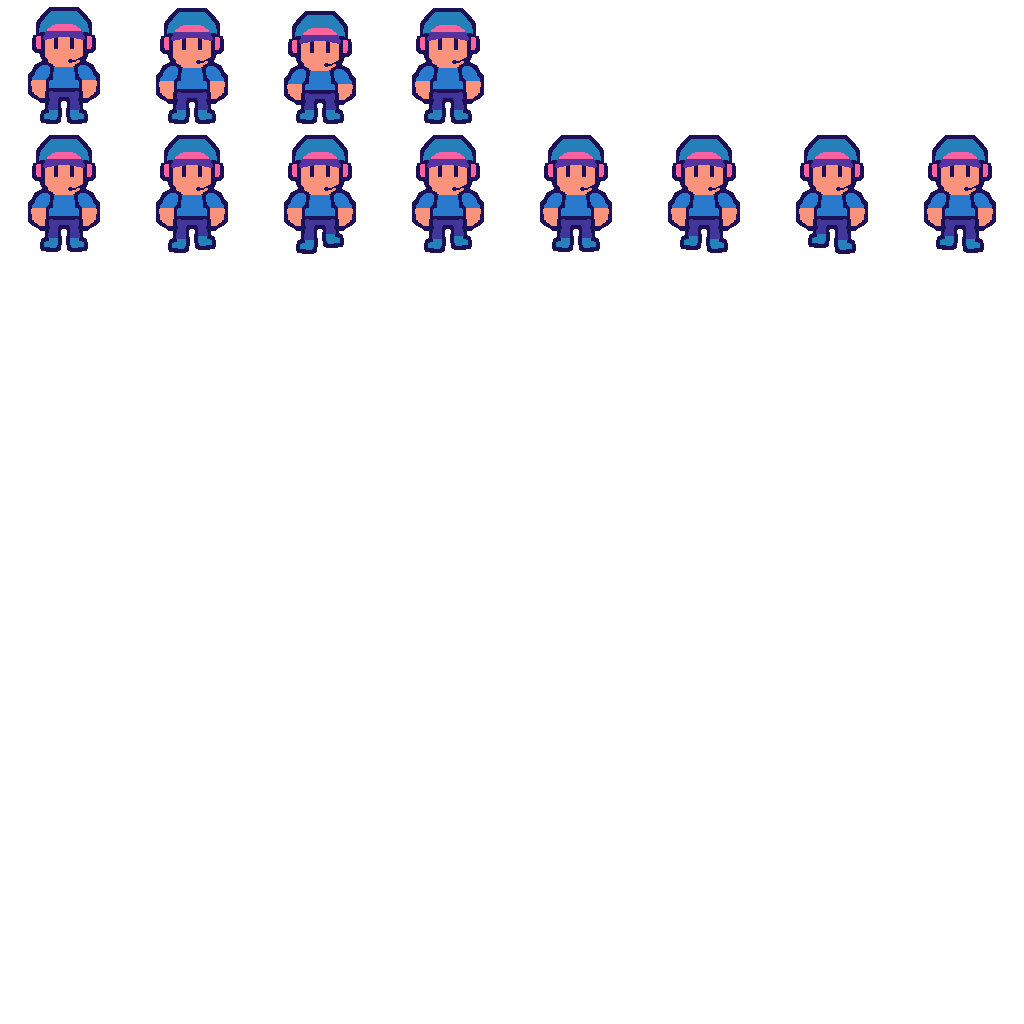
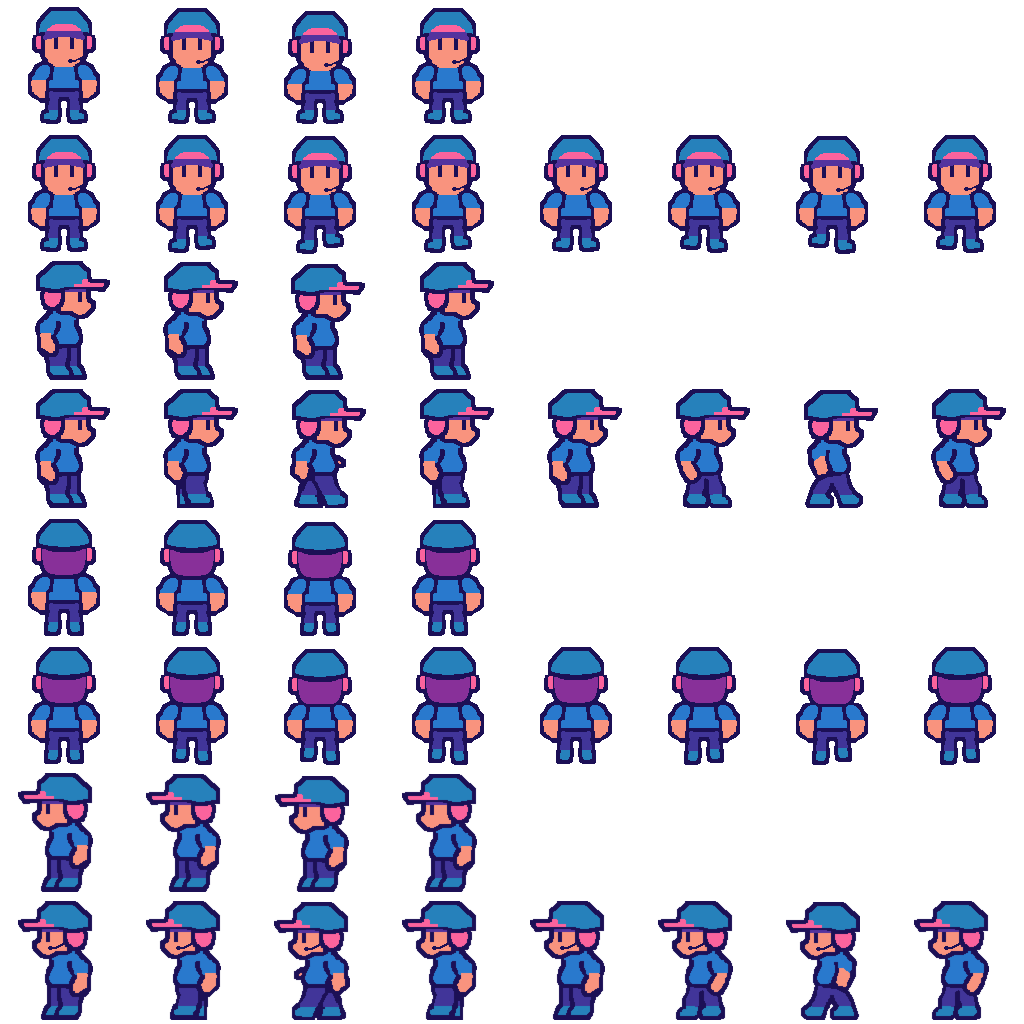
Two versions of the same layered image (1024x1024). Layer-by-layer changes:
added group "walk_left" with 8 layers above "idle_left" over [18,832,989,1020]
added layer "walk_left_5" in group "walk_left" over [448,832,605,1020]
added layer "walk_left_4" in group "walk_left" over [320,832,477,1020]
added layer "walk_left_3" in group "walk_left" over [192,832,350,1020]
added group "idle_left" with 4 layers above "walk_up" over [18,773,477,892]
added group "walk_up" with 8 layers above "idle_up" over [18,647,996,892]
added layer "walk_up_6" in group "walk_up" over [668,647,996,765]
added layer "walk_up_5" in group "walk_up" over [540,647,996,765]
added layer "walk_up_4" in group "walk_up" over [402,647,996,892]
added layer "walk_up_3" in group "walk_up" over [275,647,868,892]
added layer "walk_up_2" in group "walk_up" over [146,647,740,892]
added layer "walk_up_1" in group "walk_up" over [18,647,612,892]
added group "idle_up" with 4 layers above "walk_right" over [28,450,612,765]
added layer "idle_up_4" in group "idle_up" over [412,520,576,706]
added layer "idle_up_3" in group "idle_up" over [284,450,448,706]
added layer "idle_up_2" in group "idle_up" over [156,450,320,706]
added layer "idle_up_1" in group "idle_up" over [28,519,612,765]
added group "walk_right" with 8 layers above "idle_right" over [28,389,1006,636]
added layer "walk_right_4" in group "walk_right" over [64,389,494,636]
added layer "walk_right_3" in group "walk_right" over [160,389,366,577]
added layer "walk_right_2" in group "walk_right" over [64,389,366,636]
added group "idle_right" with 4 layers above "walk_down" over [35,261,494,448]
added layer "idle_right_3" in group "idle_right" over [192,262,366,448]
renamed "walk_down_3 Merged" to "walk_down_3", painted on it over [288,135,448,380]
…and 20 more changes (19 added, 1 painted, 1 renamed)
